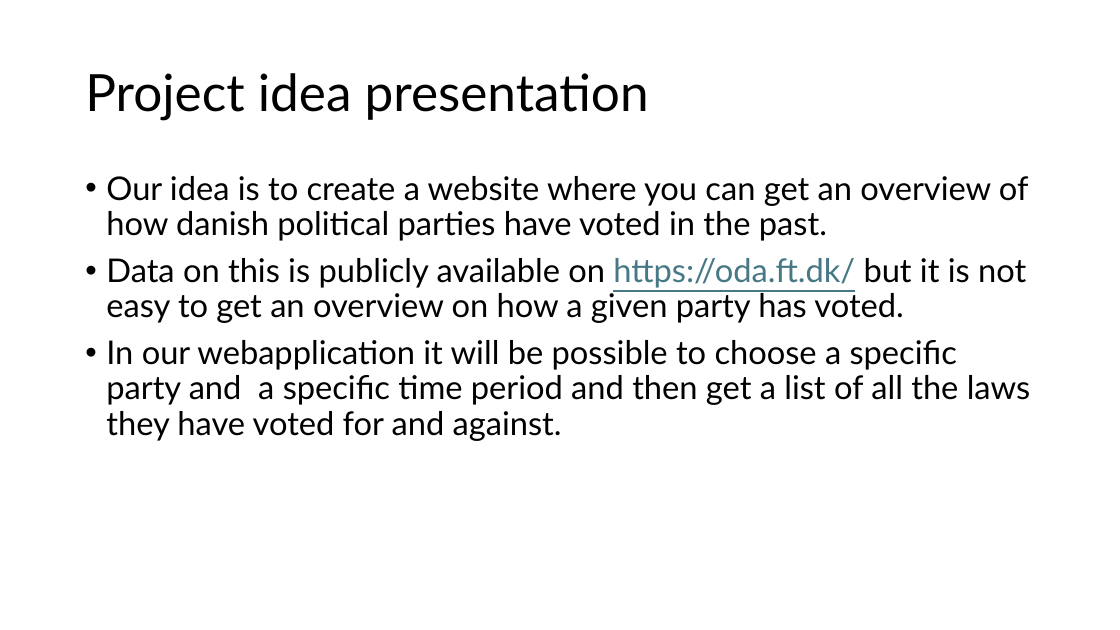
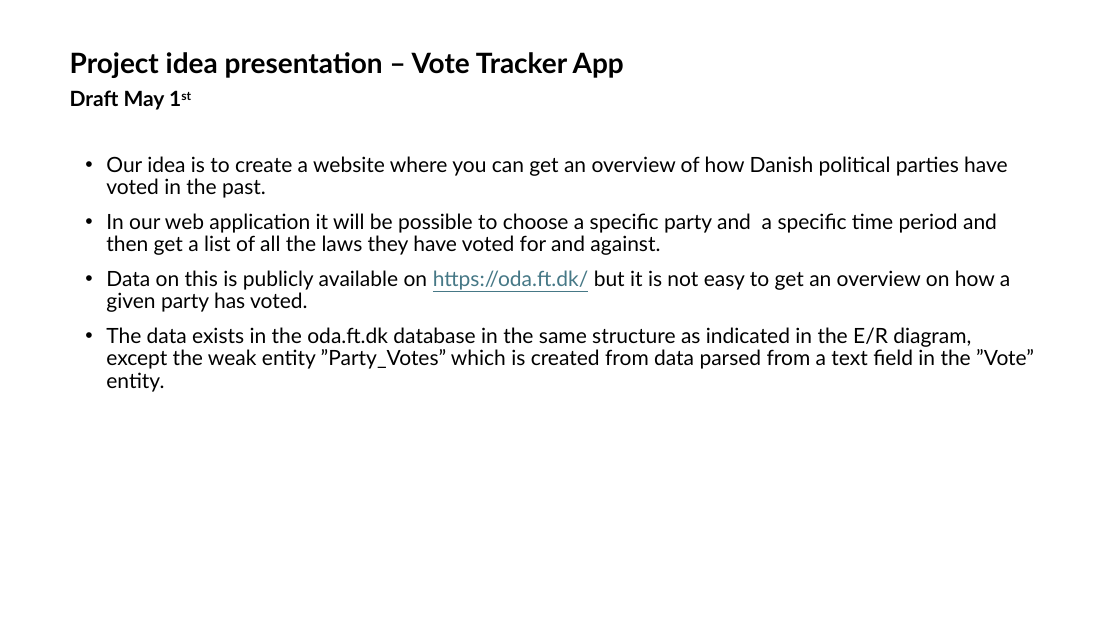
Before and after one commit to VonBandersnatch/disproject, a slide deck: slide 1 of Project_Idea (2).pptx. Drawn at 1120x630 pixels with LibreOffice and Linux fonts; fonts in the diff are those of the drawing. Boxes give left, top, right and bottom in pixels: in the first picture for what was removed or moved away, otherwise in the second. Text is boxed around its words. In the diff, an @@ line names an element or a change of style, - is before the commit and + after.

```diff
--- a/Project_Idea (2).pptx
+++ b/Project_Idea (2).pptx
@@ text added at <box>70,52,624,110</box>, 24 pt, text #000000, bold @@
+Project idea presentation – Vote Tracker App
+Draft May 1st
@@ title removed at <box>85,73,649,120</box> @@
-Project idea presentation
@@ text "Our idea is to create ...": place and size @@
-text "Our idea is to create ..." at <box>106,176,1030,441</box>
+text "Our idea is to create ..." at <box>106,156,1034,392</box>
@@ text at <box>106,156,1008,255</box>: text changed; size 28 to 18 pt @@
-• Our idea is to create a website where you can get an overview of how danish political parties have voted in the past.
+• Our idea is to create a website where you can get an overview of how Danish political parties have voted in the past.
+• In our web application it will be possible to choose a specific party and a specific time period and then get a list of all the laws they have voted for and against.
@@ text at <box>106,270,1010,312</box>: size 28 to 18 pt in "Data on this is publicly available on ..." @@
@@ text at <box>106,327,1034,392</box>: text changed; size 28 to 18 pt @@
-• In our webapplication it will be possible to choose a specific party and a specific time period and then get a list of all the laws they have voted for and against.
+• The data exists in the oda.ft.dk database in the same structure as indicated in the E/R diagram, except the weak entity ”Party_Votes” which is created from data parsed from a text field in the ”Vote” entity.
```
